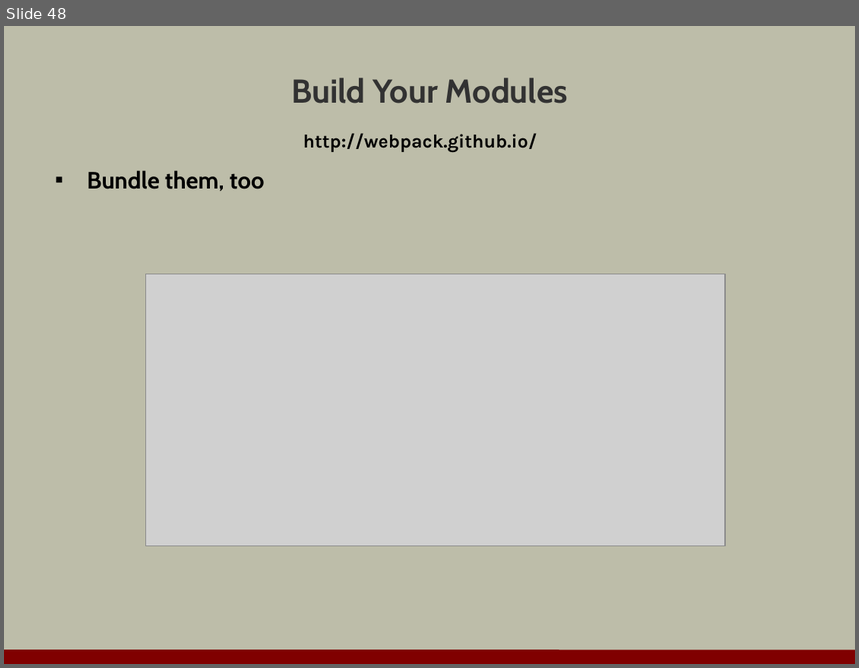
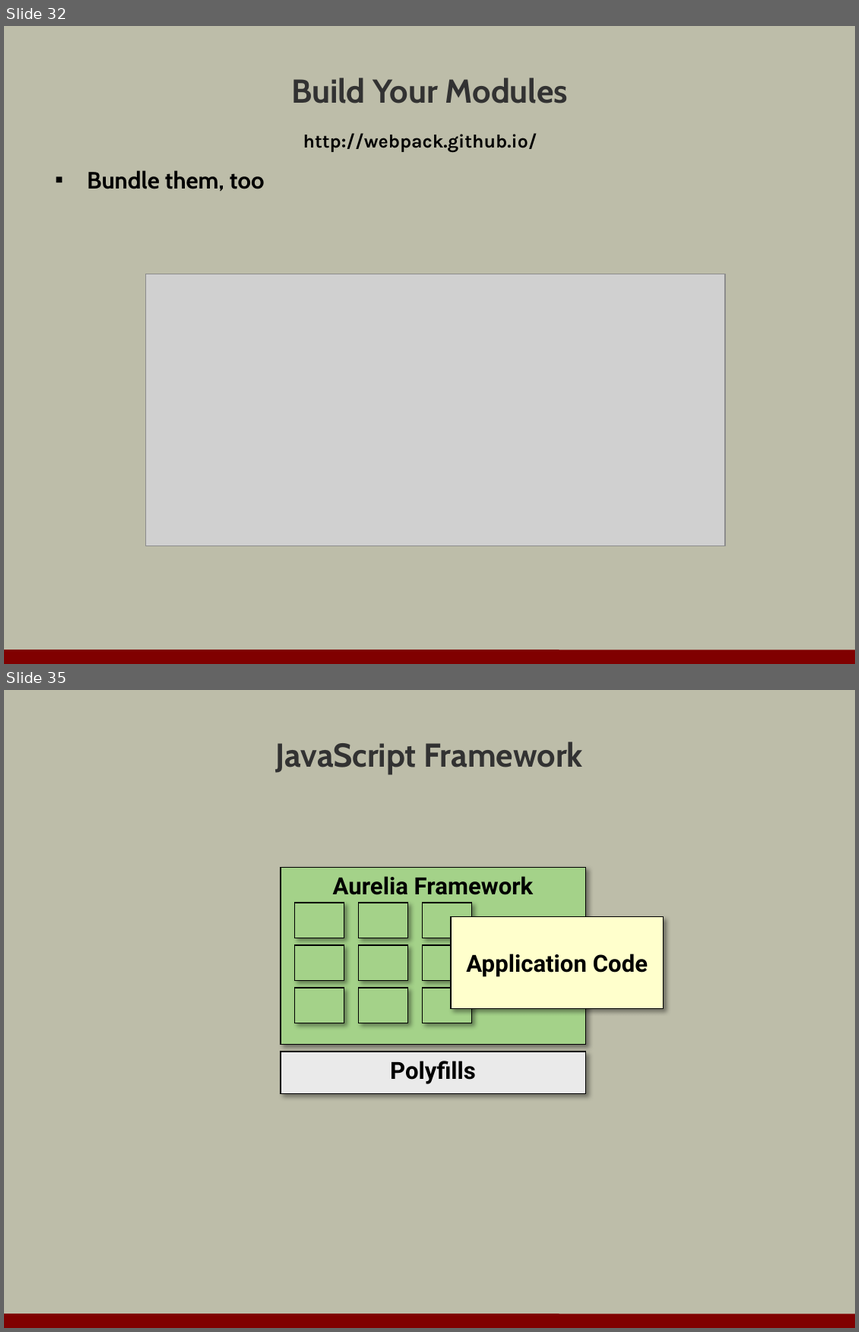
Before and after one commit to OdeToCode/classes, a slide deck: assorted/evolution_of_js.pptx. Shown one above the other, each under a label of ours: slide 48 before the commit, slides 32 and 35 after it; the slides between them are not shown. The pictures are 859x668 and 859x1332 pixels, drawn with LibreOffice and Linux fonts; fonts in the diff are those of the drawing; grey boxes stand for pictures; background and template pictures are left out. Boxes give left, top, right and bottom in pixels: in the first picture for what was removed or moved away, otherwise in the second. Text is boxed around its words. In the diff, an @@ line names an element or a change of style, - is before the commit and + after.

```diff
--- a/assorted/evolution_of_js.pptx
+++ b/assorted/evolution_of_js.pptx
@@ slide 35 added at (4,690,855,1328), background #BDBDA9; not listed: 1 template element that a slide beside it also shows @@
@@ title added at (276,742,583,774), 28 pt, text #323232, bold @@
+JavaScript Framework
@@ rectangle added at (281,867,585,1044), fill #A4D289, outline #000000 0.75 pt, 20 pt, text #000000, bold @@
+Aurelia Framework
@@ rectangle added at (295,903,344,939), fill #A4D289, outline #000000 0.75 pt @@
@@ rectangle added at (359,903,408,939), fill #A4D289, outline #000000 0.75 pt @@
@@ rectangle added at (423,903,472,939), fill #A4D289, outline #000000 0.75 pt @@
@@ rectangle added at (451,917,664,1009), fill #FFFFCC, outline #000000 0.75 pt, 20 pt, text #000000, bold @@
+Application Code
@@ rectangle added at (295,945,344,981), fill #A4D289, outline #000000 0.75 pt @@
@@ rectangle added at (359,945,408,981), fill #A4D289, outline #000000 0.75 pt @@
@@ rectangle added at (423,945,472,981), fill #A4D289, outline #000000 0.75 pt @@
@@ rectangle added at (295,988,344,1024), fill #A4D289, outline #000000 0.75 pt @@
@@ rectangle added at (359,988,408,1024), fill #A4D289, outline #000000 0.75 pt @@
@@ rectangle added at (423,988,472,1024), fill #A4D289, outline #000000 0.75 pt @@
@@ rectangle added at (281,1052,585,1094), fill #EAEAEA, outline #000000 0.75 pt, 20 pt, text #000000, bold @@
+Polyfills
@@ what was slide 48 is now slide 32 @@
```
Also in this commit, not shown: 2 slides changed, 15 other slides added, 17 slides removed.
